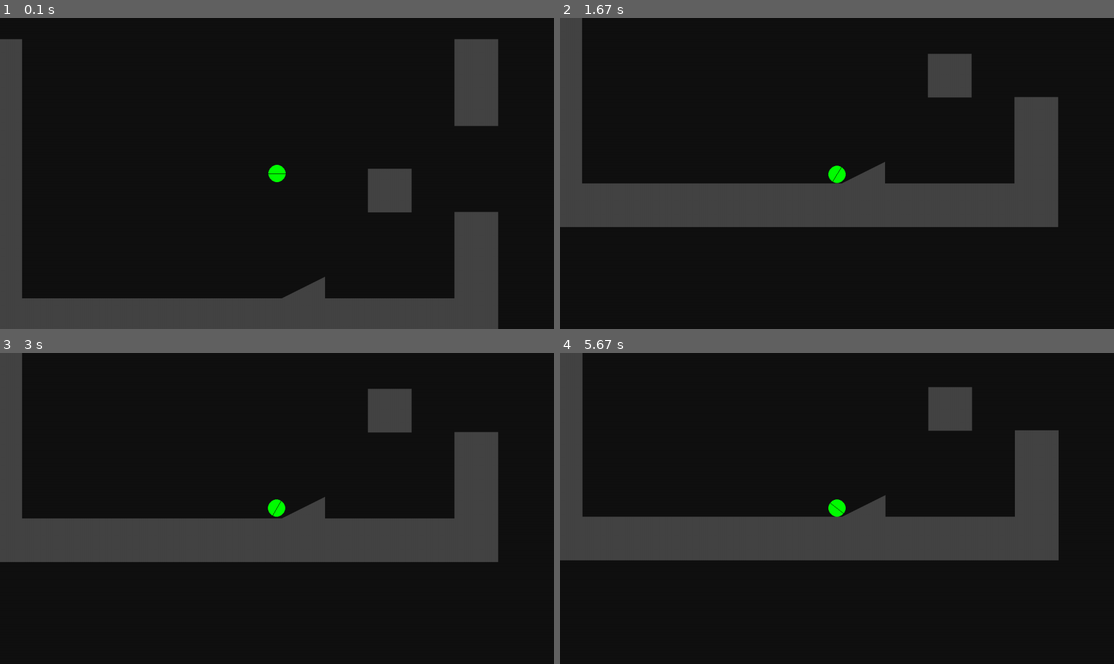
Above: before the commit, frames 1-4 (two rows, left to right).
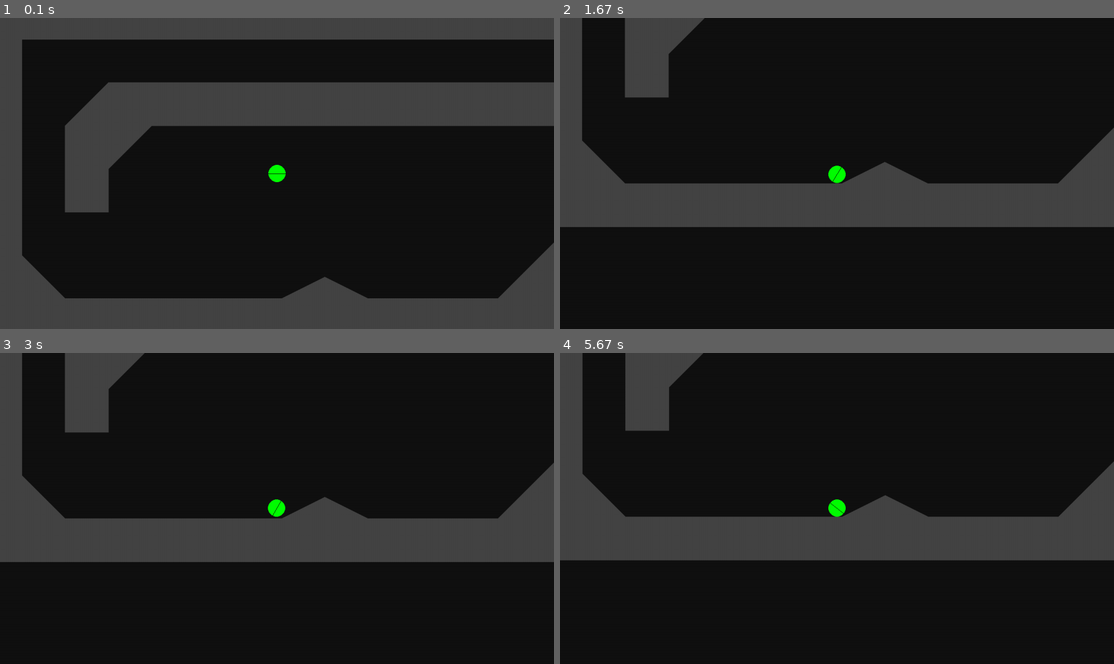
Above: after the commit, the same moments.

Repository: RickyOwings/pygame-pymunk-code-doodle
Game: pygame game, started from index.py
Two runs of this game, one before a commit and one after it. Both use one fixed random seed, a clock stepped at 60 frames per second and the inputs below.
Inputs:
- Up to frame 1 (0.1 s): no input
- Up to frame 2 (1.67 s): hold D 0.33-0.8 s; hold W 0.83-1.13 s; hold D 1.17-1.63 s
- Up to frame 3 (3 s): hold A 1.67-2.2 s; hold A 2.23-2.63 s; hold W from 2.67 s (still down)
- Up to frame 4 (5.67 s): release W at 3.03 s; hold D 3.07-3.7 s; hold A 3.73-4.2 s; hold D 4.23-4.7 s; hold W 4.73-5.03 s; hold D 5.07-5.53 s; hold A from 5.57 s (still down)

The runs differ from the first frame. In frame 1, 27% of the frame differs, in the area x 0-100%, y 0-100%; in frame 2, 8.8%; in frame 3, 8.8%; in frame 4, 8.7%.

Commit message:
better map design

Diff:
--- a/MapTile.py
+++ b/MapTile.py
@@ -5,29 +5,73 @@
 # -----TILE CONSTANTS-----
 T_COLOR = 0x444444
 T_SIZE = 100
+# 1
 T_POLY = [
     (-T_SIZE/2, -T_SIZE/2),
     (T_SIZE/2, -T_SIZE/2),
     (T_SIZE/2, T_SIZE/2),
     (-T_SIZE/2, T_SIZE/2),
 ]
+
+# 2
 T_RAMP = [
     (T_SIZE/2, 0),
     (T_SIZE/2, T_SIZE/2),
     (-T_SIZE/2, T_SIZE/2),
 ]
 
-T_MASS = 100.0
+# 3
+T_RAMP_BIG = [
+    (T_SIZE/2, -T_SIZE/2),
+    (T_SIZE/2, T_SIZE/2),
+    (-T_SIZE/2, T_SIZE/2),
+]
+# 4
+T_RAMP_F = [
+    (-T_SIZE/2, 0),
+    (-T_SIZE/2, T_SIZE/2),
+    (T_SIZE/2, T_SIZE/2),
+]
+# 5
+T_RAMP_BIG_F = [
+    (-T_SIZE/2, -T_SIZE/2),
+    (-T_SIZE/2, T_SIZE/2),
+    (T_SIZE/2, T_SIZE/2),
+]
+# 6
+T_RAMP_U = [
+    (-T_SIZE/2, 0),
+    (-T_SIZE/2, -T_SIZE/2),
+    (T_SIZE/2, -T_SIZE/2),
+]
+# 7
+T_RAMP_BIG_U = [
+    (-T_SIZE/2, T_SIZE/2),
+    (-T_SIZE/2, -T_SIZE/2),
+    (T_SIZE/2, -T_SIZE/2),
+]
+# 8
+T_RAMP_FU = [
+    (T_SIZE/2, 0),
+    (T_SIZE/2, -T_SIZE/2),
+    (-T_SIZE/2, -T_SIZE/2),
+]
+# 9
+T_RAMP_BIG_FU = [
+    (T_SIZE/2, T_SIZE/2),
+    (T_SIZE/2, -T_SIZE/2),
+    (-T_SIZE/2, -T_SIZE/2),
+]
 
 MAP = [
-    [0,0,0,0,0,0,0,0,0,0,0,0],
-    [1,0,0,0,0,0,0,0,0,0,0,1],
-    [1,0,0,0,0,0,0,0,0,0,0,1],
-    [1,0,0,0,0,0,0,0,0,0,0,0],
-    [1,0,0,0,0,0,0,0,0,1,0,0],
-    [1,0,0,0,0,0,0,0,0,0,0,1],
-    [1,0,0,0,0,0,0,2,0,0,0,1],
-    [1,1,1,1,1,1,1,1,1,1,1,1],
+    [1,1,1,1,1,1,1,1,1,1,1,1,1,1,1,1,1,1,1,1,1,1,1,1,1,1,1,1,1,1,1],
+    [1,0,0,0,0,0,0,0,0,0,0,0,0,0,2,4,0,0,0,0,0,0,0,9,1,7,0,0,9,1,1],
+    [1,0,3,1,1,1,1,1,1,1,1,1,1,1,1,7,3,5,9,1,1,1,1,0,0,0,0,0,0,1,1],
+    [1,0,1,7,0,0,0,0,0,0,0,0,0,0,0,3,1,1,5,9,1,1,1,5,0,0,0,0,0,1,1],
+    [1,0,1,0,0,0,0,0,0,0,0,0,0,0,3,1,1,1,1,5,9,1,1,1,1,5,0,0,3,1,1],
+    [1,0,0,0,0,0,0,0,0,0,0,0,0,3,1,1,1,1,1,1,5,9,1,1,1,7,0,3,1,1,1],
+    [1,5,0,0,0,0,0,2,4,0,0,0,3,1,1,1,1,1,1,1,1,5,0,0,0,0,3,1,1,1,1],
+    [1,1,1,1,1,1,1,1,1,1,1,1,1,1,1,1,1,1,1,1,1,1,1,1,1,1,1,1,1,1,1],
 ]
 # -----TILE CONSTANTS-----
 
@@ -53,6 +97,20 @@
                 shape = T_POLY
             case 2:
                 shape = T_RAMP
+            case 3:
+                shape = T_RAMP_BIG
+            case 4:
+                shape = T_RAMP_F
+            case 5:
+                shape = T_RAMP_BIG_F
+            case 6:
+                shape = T_RAMP_U
+            case 7:
+                shape = T_RAMP_BIG_U
+            case 8:
+                shape = T_RAMP_FU
+            case 9:
+                shape = T_RAMP_BIG_FU
             case _:
                 shape = T_POLY
 
